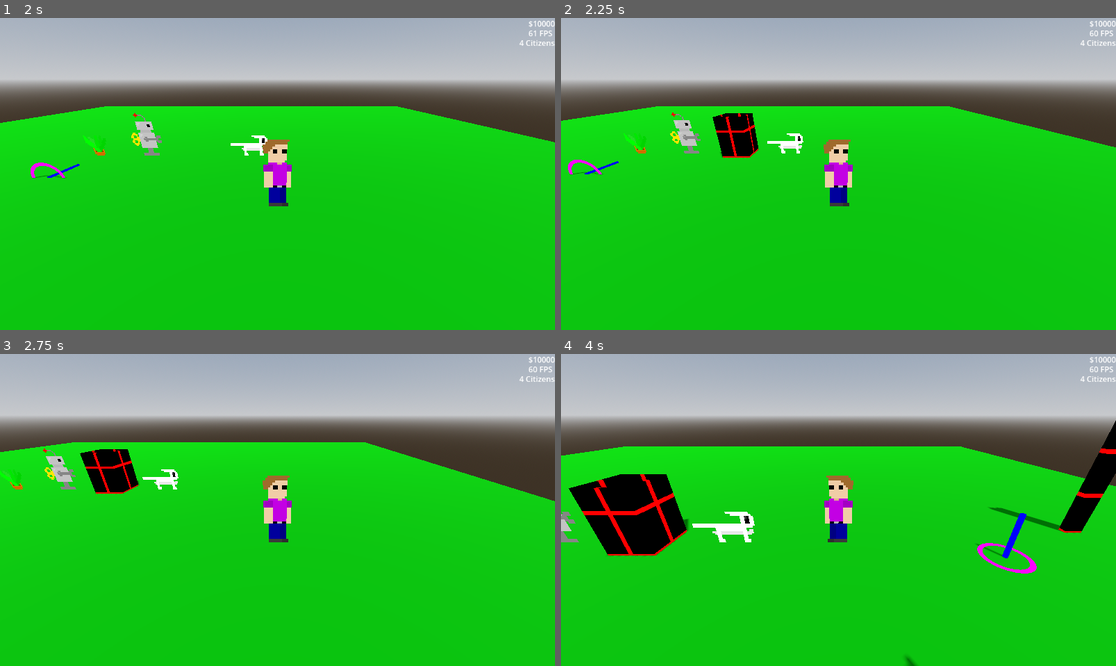
Above: before the commit, frames 1-4 (two rows, left to right).
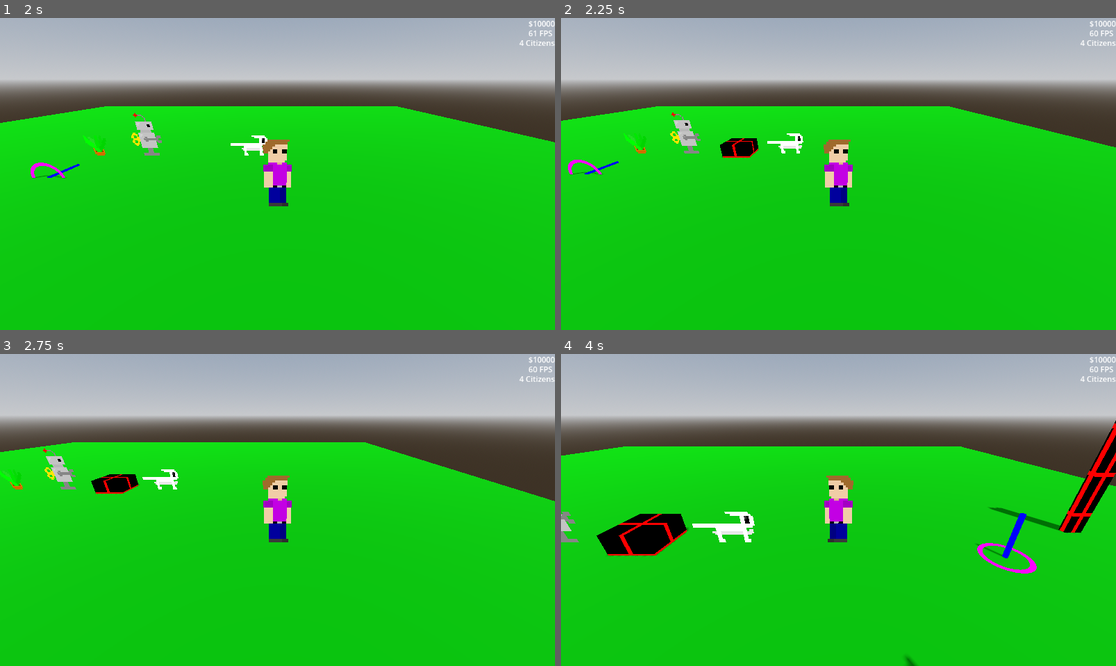
Above: after the commit, the same moments.

Repository: Jcodefox/ProjectCommonGround
Game: Godot game, scene res://scenes/world_3d.tscn
Same seed, same stepped clock (60 frames per second), same inputs: the game is played once before the commit and once after it.
Inputs (mouse positions are in pixels of both pictures, inside the frame that each line leads up to):
- Up to frame 1 (2 s): tap Enter at 0.5 s; move the mouse to (399, 158) at 0.52 s; hold D (right) 0.53-1.28 s; right-click (399, 158) at 0.6 s; click (399, 158) at 0.67 s; tap Space (jump) at 0.77, 1.52 s; move the mouse to (166, 189) at 1.27 s; hold S (down) from 1.28 s (still down); right-click (166, 189) at 1.35 s; click (166, 189) at 1.42 s
- Up to frame 2 (2.25 s): move the mouse to (894, 105) at 2.02 s; release S (down) at 2.03 s; hold D (right) from 2.03 s (still down); tap E (interact) at 2.1 s; click (894, 105) at 2.17 s
- Up to frame 3 (2.75 s): keep holding D (right); right-click (333, 441) at 2.3 s
- Up to frame 4 (4 s): move the mouse to (810, 572) at 2.77 s; release D (right) at 2.78 s; hold W (up) 2.78-3.53 s; tap Mouse wheel down (scroll_down) at 2.85 s; click (810, 572) at 2.92 s; tap Space (jump) at 3.02, 3.77 s; right-click (810, 572) at 3.05 s; move the mouse to (1005, 556) at 3.52 s; hold A (left) from 3.53 s (still down); tap Mouse wheel up (scroll_up) at 3.6 s; click (1005, 556) at 3.67 s; right-click (1005, 556) at 3.8 s

Frame 1 is identical in both runs. In frame 2, 0.6% of the frame differs, in the area x 27-36%, y 30-45%; in frame 3, 0.7%; in frame 4, 3.2%, in the area x 1-100%, y 22-59%.

Commit message:
Fixed door placing

Diff:
--- a/scenes/world_3d.tscn
+++ b/scenes/world_3d.tscn
@@ -286,18 +286,17 @@
 material_override = SubResource("StandardMaterial3D_kiqob")
 mesh = SubResource("CylinderMesh_ddf7y")
 
-[node name="Building" type="CSGCombiner3D" parent="."]
+[node name="Building" type="CSGCombiner3D" parent="." groups=["building"]]
 material_override = SubResource("StandardMaterial3D_alqwv")
 collision_layer = 11
 collision_mask = 11
 script = ExtResource("4_qvm6t")
 
 [node name="CSGBox3D" type="CSGBox3D" parent="Building"]
-size = Vector3(1, 3, 1)
 
 [node name="CSGBox3D2" type="CSGBox3D" parent="Building"]
 operation = 2
-size = Vector3(0.9, 4.8, 0.9)
+size = Vector3(0.9, 0.9, 0.9)
 
 [node name="PlacementArea" type="Area3D" parent="Building"]
 collision_layer = 4
@@ -306,10 +305,3 @@
 [node name="CollisionShape3D" type="CollisionShape3D" parent="Building/PlacementArea"]
 transform = Transform3D(1, 0, 0, 0, 1, 0, 0, 0, 1, 0, 0.01, 0)
 shape = SubResource("BoxShape3D_q3bje")
-
-[node name="CSGCombiner3D" type="CSGCombiner3D" parent="."]
-material_override = SubResource("StandardMaterial3D_alqwv")
-operation = 1
-use_collision = true
-collision_layer = 11
-collision_mask = 11
--- a/scripts/building.gd
+++ b/scripts/building.gd
@@ -56,7 +56,7 @@
 			position.x = (corner_a.x + corner_b.x) * 0.5
 			position.z = (corner_a.z + corner_b.z) * 0.5
 			$CSGBox3D.size += Vector3(0, height, 0)
-			$CSGBox3D2.size = $CSGBox3D.size - Vector3(0.1, 0.2, 0.1)
+			$CSGBox3D2.size = $CSGBox3D.size - Vector3(0.1, 0.1, 0.1)
 			position.y = abs(mouse_down_pos.y + $CSGBox3D.size.y * 0.5)
 			$PlacementArea.global_position.y = mouse_down_pos.y
 			$PlacementArea/CollisionShape3D.shape.size = abs(Vector3($CSGBox3D.size.x * 2, 0.01, $CSGBox3D.size.z * 2)) + Vector3(10.0, 0.0, 10.0)
@@ -66,15 +66,17 @@
 			var new_building := duplicate(7)
 			new_building.get_node("PlacementArea").queue_free()
 			new_building.is_placeholder = false
-			get_node("../CSGCombiner3D").add_child(new_building)
+			new_building.use_collision = true
+			get_node("../").add_child(new_building)
 			visible = false
 		was_mouse_pressed = false
 	if Input.is_action_just_pressed("dig"):
 		var result := raycast(was_mouse_pressed, 4 if was_mouse_pressed else 2)
-		if result.has("position"):
+		if result.has("position") and result["collider"].is_in_group("building"):
 			var new_door := door_prefab.instantiate()
-			new_door.position = result["position"]
-			get_node("../CSGCombiner3D").add_child(new_door)
+			result["collider"].add_child(new_door)
+			new_door.global_position = result["position"]
+			print(result["collider"].get_children())
 			if tmp_result["normal"] != Vector3.UP and tmp_result["normal"] != Vector3.DOWN:
 				new_door.look_at(cursor.position + tmp_result["normal"])
 			else:
